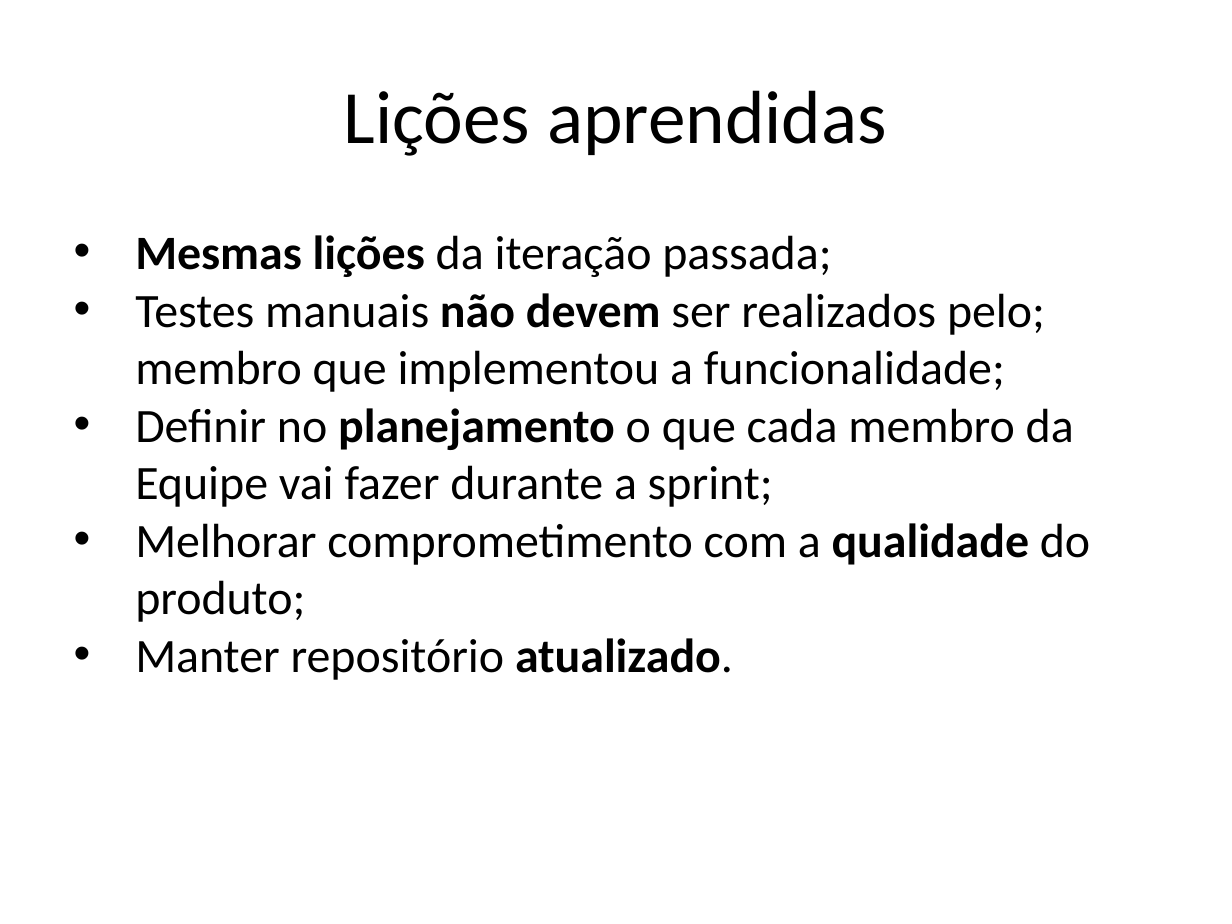
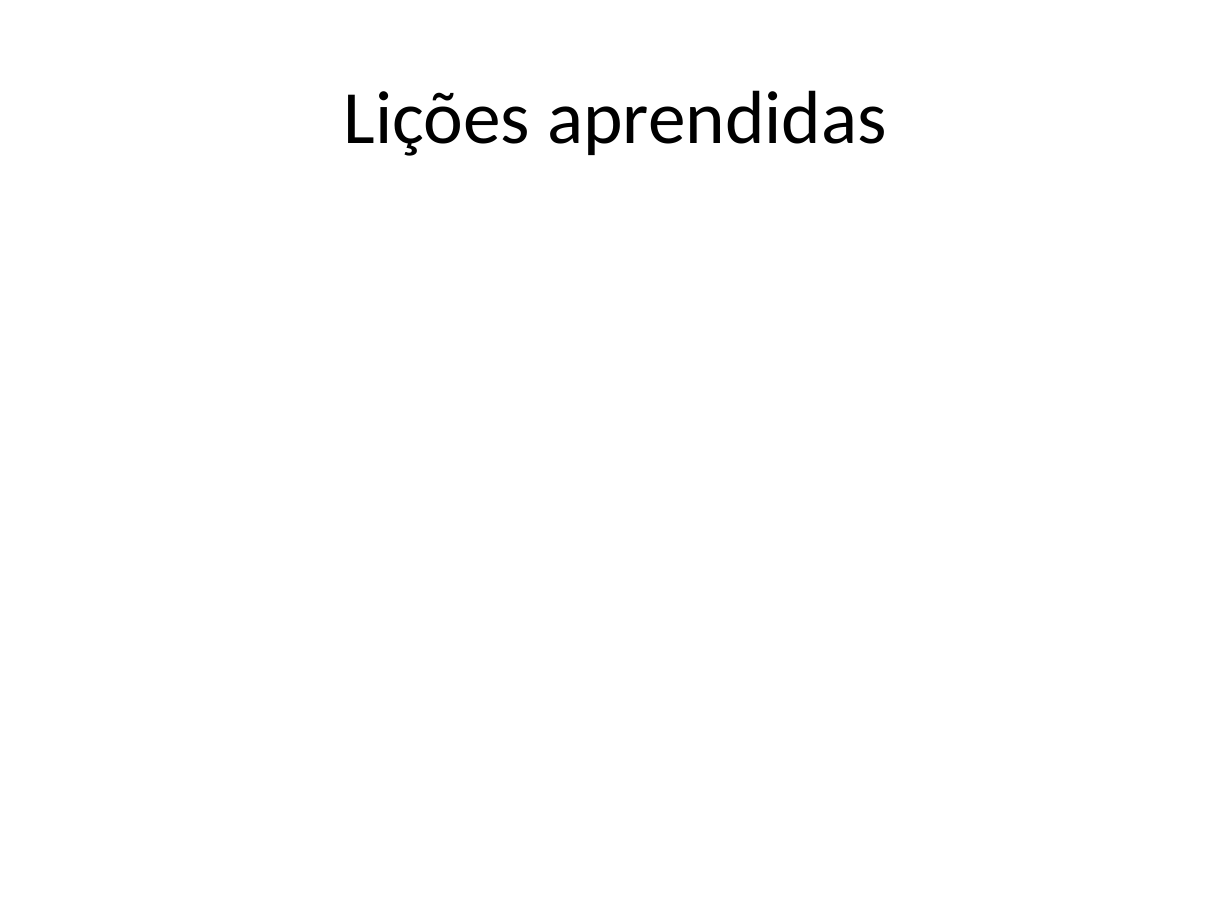
Before and after one commit to AjudeMais/ajudeMais-Projeto, a slide deck: slide 13 of Projeto-AjudeMais/002-Acompanhamento/Iteracao-03/ADR - apresentacao de resultados-IT03.pptx (slide 15 before the commit). Drawn at 1232x924 pixels with LibreOffice and Linux fonts; fonts in the diff are those of the drawing. Boxes give left, top, right and bottom in pixels: in the first picture for what was removed or moved away, otherwise in the second. Text is boxed around its words. In the diff, an @@ line names an element or a change of style, - is before the commit and + after.

```diff
--- a/Projeto-AjudeMais/002-Acompanhamento/Iteracao-03/ADR - apresentacao de resultados-IT03.pptx
+++ b/Projeto-AjudeMais/002-Acompanhamento/Iteracao-03/ADR - apresentacao de resultados-IT03.pptx
@@ text removed at [135, 235, 1090, 680] @@
-• Mesmas lições da iteração passada;
-• Testes manuais não devem ser realizados pelo; membro que implementou a funcionalidade;
-• Definir no planejamento o que cada membro da Equipe vai fazer durante a sprint;
-• Melhorar comprometimento com a qualidade do produto;
-• Manter repositório atualizado.
```
Also in this commit, not shown: 4 other slides changed, 2 slides removed, 6 other files.
